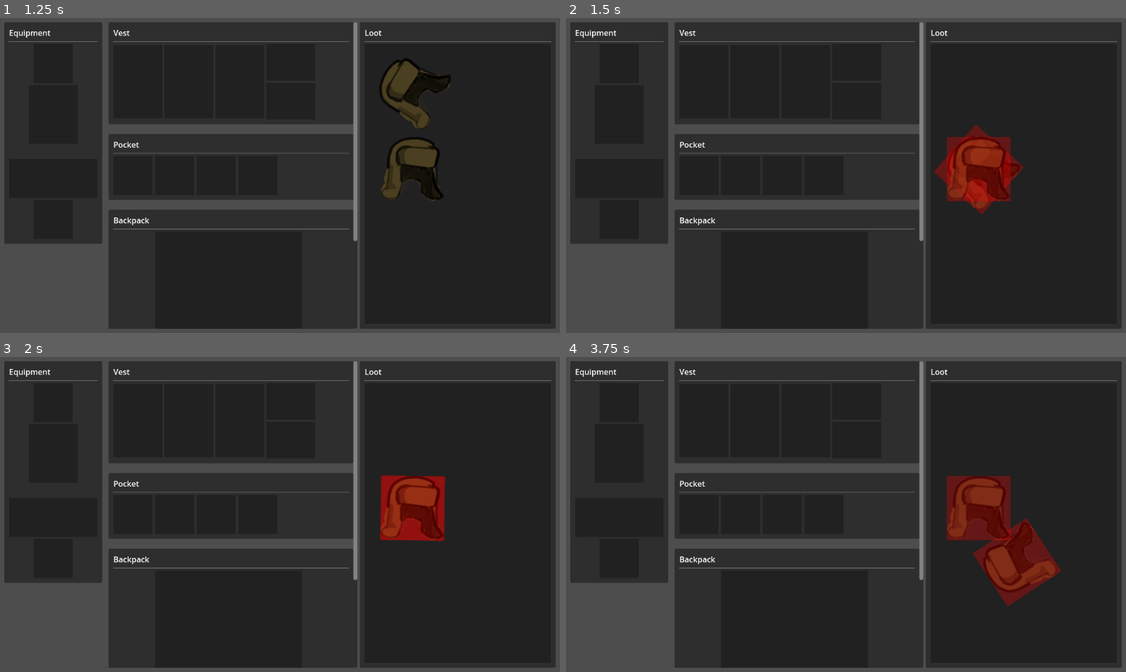
Above: before the commit, frames 1-4 (two rows, left to right).
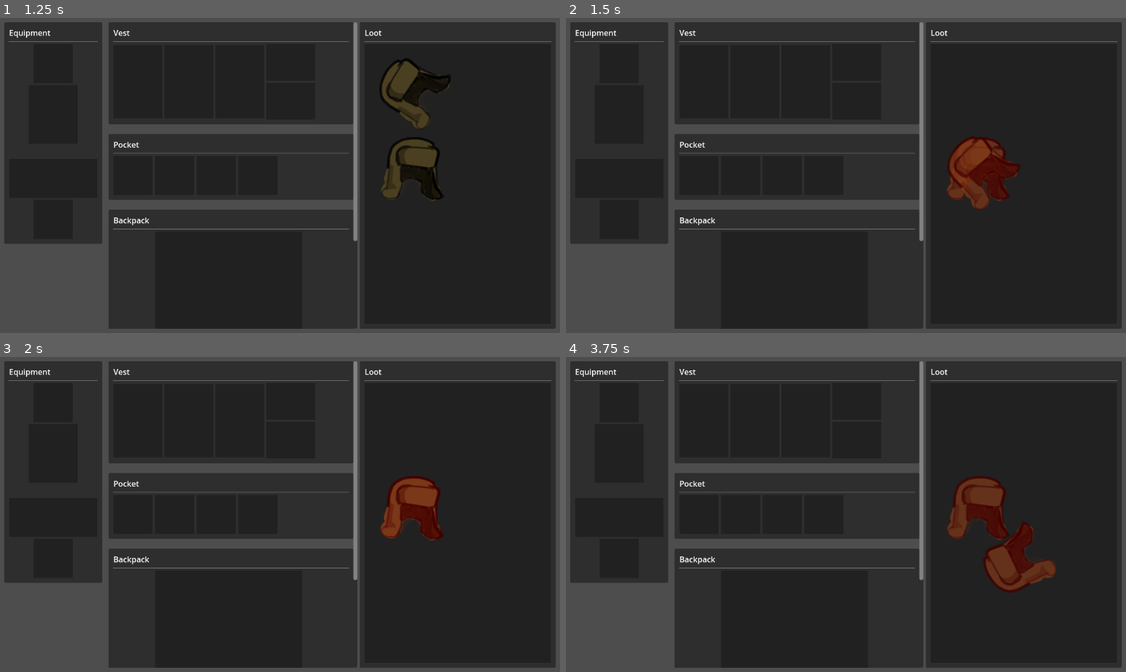
Above: after the commit, the same moments.

Repository: zMenta/FreeMovingInventoryDemo
Game: Godot game, scene res://main/main.tscn
Same seed, same stepped clock (60 frames per second), same inputs: the game is played once before the commit and once after it. The engine's default icon, where the game draws it, is replaced by a stand-in: a white triangle on a blue panel in a dark square.
Inputs (mouse positions are in pixels of both pictures, inside the frame that each line leads up to):
- Up to frame 1 (1.25 s): tap Enter at 0.5 s; move the mouse to (414, 90) at 0.52 s; hold Q (rotate_right) from 0.53 s (still down); click (414, 90) at 0.6 s
- Up to frame 2 (1.5 s): move the mouse to (980, 169) at 1.27 s; release Q (rotate_right) at 1.28 s; hold E (rotate_left) from 1.28 s (still down); tap R (rotate_step) at 1.35 s
- Up to frame 3 (2 s): keep holding E (rotate_left)
- Up to frame 4 (3.75 s): move the mouse to (902, 445) at 2.02 s; release E (rotate_left) at 2.03 s; hold Q (rotate_right) 2.03-3.53 s; click (902, 445) at 2.1 s; move the mouse to (818, 577) at 2.77 s; tap R (rotate_step) at 2.85 s; move the mouse to (1014, 561) at 3.52 s; hold E (rotate_left) from 3.53 s (still down); click (1014, 561) at 3.6 s

Frame 1 is identical in both runs. In frame 2, 2.1% of the frame differs, in the area x 65-82%, y 33-63%; in frame 3, 1.6%; in frame 4, 3.1%, in the area x 67-89%, y 37-80%.

Commit message:
item texture color shader on states

Diff:
--- a/inventory/inventory.gd
+++ b/inventory/inventory.gd
@@ -25,15 +25,18 @@
 func _place_item(item: Item) -> void:
 	item.is_selected = false
 	item.state = Item.States.FOCUS
+	held_item.z_index = 0
 	held_item = null
 
 
 func _hold_item(item: Item) -> void:
 	if held_item != null:
 		return
+
 	held_item = item
-	item.is_selected = true
-	item.state = Item.States.VALID
+	held_item.z_index = 10
+	held_item.is_selected = true
+	held_item.state = Item.States.VALID
 
 
 func _on_item_focus(item: Item) -> void:
--- a/item/item.gd
+++ b/item/item.gd
@@ -1,7 +1,7 @@
 extends Area2D
 class_name Item
 
-@onready var color_filter := $TextureRect/Filter
+@onready var texture_rect := $TextureRect
 
 enum States {VALID, INVALID, FOCUS}
 var state := States.VALID : set = _set_state
@@ -12,11 +12,14 @@
 	state = new_state
 	match state:
 		States.VALID:
-			color_filter.color = Color(Color.WHITE, 0)
+			texture_rect.material.set_shader_parameter("color_intensity", 0.0)
+			texture_rect.material.set_shader_parameter("color", Color.WHITE)
 		States.INVALID:
-			color_filter.color = Color(Color.RED, 0.3)
+			texture_rect.material.set_shader_parameter("color_intensity", 0.25)
+			texture_rect.material.set_shader_parameter("color", Color.RED)
 		States.FOCUS:
-			color_filter.color = Color(Color.WHITE, 0.1)
+			texture_rect.material.set_shader_parameter("color_intensity", 0.08)
+			texture_rect.material.set_shader_parameter("color", Color.WHITE)
 
 
 func _process(delta: float) -> void:
--- a/item/item.tscn
+++ b/item/item.tscn
@@ -1,7 +1,14 @@
-[gd_scene load_steps=4 format=3 uid="uid://ojpob7d0bs30"]
+[gd_scene load_steps=6 format=3 uid="uid://bb3sug6615rbi"]
 
-[ext_resource type="Script" path="res://item/item.gd" id="1_8elni"]
-[ext_resource type="Texture2D" uid="uid://2eh5rk3pu5d5" path="res://icon.svg" id="1_odahd"]
+[ext_resource type="Script" path="res://item/item.gd" id="1_dygcw"]
+[ext_resource type="Texture2D" uid="uid://da28a7exmxujt" path="res://assets/hat.png" id="2_jfqwb"]
+[ext_resource type="Shader" path="res://shaders/blend_texture_with_color.gdshader" id="2_ruc7a"]
+
+[sub_resource type="ShaderMaterial" id="ShaderMaterial_rmf87"]
+resource_local_to_scene = true
+shader = ExtResource("2_ruc7a")
+shader_parameter/color = Color(1, 1, 1, 1)
+shader_parameter/color_intensity = 0.0
 
 [sub_resource type="RectangleShape2D" id="RectangleShape2D_vgvtw"]
 size = Vector2(130, 130)
@@ -9,36 +16,29 @@
 [node name="Item" type="Area2D"]
 collision_layer = 4
 collision_mask = 15
-script = ExtResource("1_8elni")
+script = ExtResource("1_dygcw")
 
 [node name="TextureRect" type="TextureRect" parent="."]
+material = SubResource("ShaderMaterial_rmf87")
 anchors_preset = 8
 anchor_left = 0.5
 anchor_top = 0.5
 anchor_right = 0.5
 anchor_bottom = 0.5
-offset_left = -64.0
-offset_top = -64.0
+offset_left = -66.0
+offset_top = -66.0
 offset_right = 64.0
-offset_bottom = 64.0
+offset_bottom = 66.0
 grow_horizontal = 2
 grow_vertical = 2
 mouse_filter = 2
-texture = ExtResource("1_odahd")
-
-[node name="Filter" type="ColorRect" parent="TextureRect"]
-layout_mode = 1
-anchors_preset = 15
-anchor_right = 1.0
-anchor_bottom = 1.0
-grow_horizontal = 2
-grow_vertical = 2
-mouse_filter = 2
+texture = ExtResource("2_jfqwb")
+expand_mode = 1
 
 [node name="CollisionShape2D" type="CollisionShape2D" parent="."]
 shape = SubResource("RectangleShape2D_vgvtw")
 
-[connection signal="area_entered" from="." to="." method="_on_area_entered"]
-[connection signal="area_exited" from="." to="." method="_on_area_exited"]
-[connection signal="mouse_entered" from="." to="." method="_on_mouse_entered"]
-[connection signal="mouse_exited" from="." to="." method="_on_mouse_exited"]
+[connection signal="area_entered" from="." to="." method="_on_area_entered" flags=18]
+[connection signal="area_exited" from="." to="." method="_on_area_exited" flags=18]
+[connection signal="mouse_entered" from="." to="." method="_on_mouse_entered" flags=18]
+[connection signal="mouse_exited" from="." to="." method="_on_mouse_exited" flags=18]
--- a/item/items/hat.tscn
+++ /dev/null
@@ -1,16 +0,0 @@
-[gd_scene load_steps=3 format=3 uid="uid://bb3sug6615rbi"]
-
-[ext_resource type="PackedScene" uid="uid://ojpob7d0bs30" path="res://item/item.tscn" id="1_etix1"]
-[ext_resource type="Texture2D" uid="uid://da28a7exmxujt" path="res://assets/hat.png" id="2_jfqwb"]
-
-[node name="Item" instance=ExtResource("1_etix1")]
-
-[node name="TextureRect" parent="." index="0"]
-offset_left = -66.0
-offset_top = -66.0
-offset_bottom = 66.0
-texture = ExtResource("2_jfqwb")
-expand_mode = 1
-
-[node name="Filter" parent="TextureRect" index="0"]
-color = Color(1, 1, 1, 0)
--- a/main/main.tscn
+++ b/main/main.tscn
@@ -1,7 +1,7 @@
 [gd_scene load_steps=3 format=3 uid="uid://c2xei87g6pyt4"]
 
 [ext_resource type="PackedScene" uid="uid://g4orst357vmx" path="res://inventory/inventory.tscn" id="1_xyuj6"]
-[ext_resource type="PackedScene" uid="uid://bb3sug6615rbi" path="res://item/items/hat.tscn" id="2_oqc02"]
+[ext_resource type="PackedScene" uid="uid://bb3sug6615rbi" path="res://item/item.tscn" id="2_oqc02"]
 
 [node name="Main" type="Node"]
 
--- /dev/null
+++ b/shaders/blend_texture_with_color.gdshader
@@ -0,0 +1,10 @@
+shader_type canvas_item;
+
+uniform vec3 color : source_color = vec3(1);
+uniform float color_intensity : hint_range(0.0, 1.0, 0.1) = 1.0;
+
+void fragment() {
+	float pixel_alpha = texture(TEXTURE, UV).a;
+	vec4 final_color = mix(texture(TEXTURE, UV), vec4(color, pixel_alpha), color_intensity);
+	COLOR = final_color;
+}
